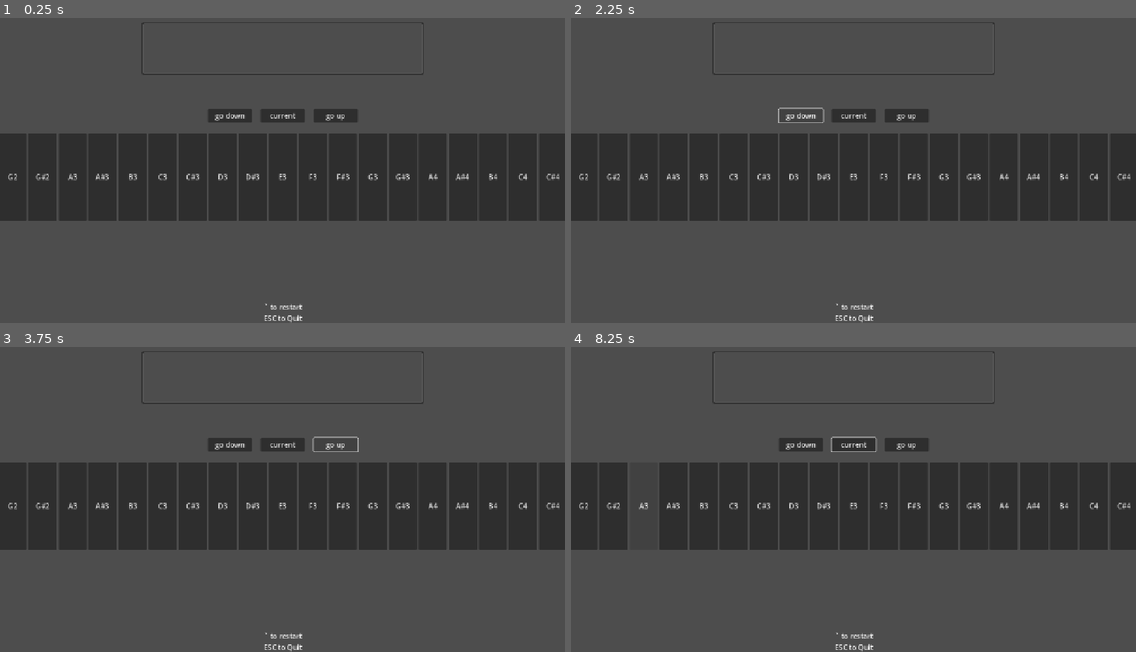
Above: before the commit, frames 1-4 (two rows, left to right).
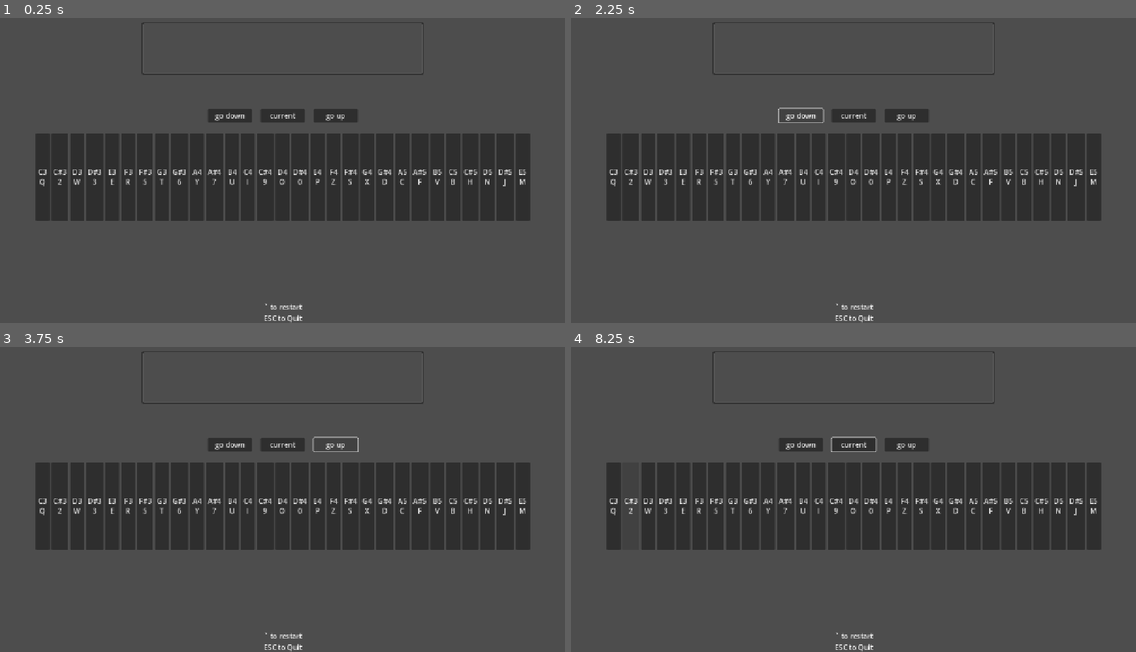
Above: after the commit, the same moments.

Repository: BaconEggsRL/GDSynth
Game: Godot game, scene res://main.tscn
Two runs of this game, one before a commit and one after it. Both use one fixed random seed, a clock stepped at 60 frames per second and the inputs below.
Inputs (mouse positions are in pixels of both pictures, inside the frame that each line leads up to):
- Up to frame 1 (0.25 s): no input
- Up to frame 2 (2.25 s): click (734, 176) at 0.5 s, where only the run before the commit has a clickable "C3"; click (1006, 176) at 1.25 s, where only the run before the commit has a clickable "A4"; click "go down" at 2 s
- Up to frame 3 (3.75 s): click "go down" at 2.75 s; click "go up" at 3.5 s
- Up to frame 4 (8.25 s): click "go up" at 4.25 s; click "current" at 5 s; click (582, 505) at 5.75 s, where only the run before the commit has a clickable "G2"; click (616, 505) at 6.5 s, where only the run after the commit has a clickable "C3 Q"; click (616, 505) at 7.25 s, where only the run before the commit has a clickable "G#2"; click (633, 505) at 8 s, where only the run after the commit has a clickable "C#3 2"

The runs differ from the first frame. In frame 1, 7.5% of the frame differs, in the area x 0-100%, y 37-67%; in frame 2, 7.5%; in frame 3, 7.5%; in frame 4, 7.2%.

Commit message:
asd

Diff:
--- a/main.gd
+++ b/main.gd
@@ -23,8 +23,8 @@
 var black_keys = [KEY_2, KEY_3, KEY_5, KEY_6, KEY_7, KEY_9, KEY_0, KEY_S, KEY_D, KEY_F, KEY_H, KEY_J]
 var note_names = ["A", "A#", "B", "C", "C#", "D", "D#", "E", "F", "F#", "G", "G#"]
 
-@onready var piano_frequencies:Dictionary = generate_piano_frequencies()
-@onready var piano_qwerty:Dictionary = generate_piano_qwerty()
+@onready var piano_frequencies:Dictionary = generate_piano_frequencies()  # keys are note names like A4, values are freqs like 440.0
+@onready var piano_qwerty:Dictionary = generate_piano_qwerty()  # keys are note names like A4, values are InputEventKey such as KEY_Y
 @onready var keys_to_map:Array = piano_qwerty.values()
 
 @onready var keys:Array = piano_frequencies.keys()
@@ -40,14 +40,28 @@
 
 
 	for note in keys:
+
 		var piano_btn:PianoButton = PianoButton.new()
 		# set vars
 		piano_btn.note = note
-		piano_btn.freq = piano_frequencies[note]
-		# connect pressed
-		piano_btn.pressed.connect(_on_piano_key_pressed.bind(piano_btn))
-		# add child
-		piano_container.add_child(piano_btn)
+
+		if piano_frequencies.has(note):
+			piano_btn.freq = piano_frequencies[note]
+
+		if piano_qwerty.has(note):
+			var qwerty_int:int = piano_qwerty[note]
+			var qwerty_key:InputEventKey = InputEventKey.new()
+			qwerty_key.keycode = qwerty_int
+
+			piano_btn.qwerty_key = qwerty_key.as_text()
+
+		if piano_btn.freq < 261.62 or piano_btn.freq > 1319:
+			pass
+		else:
+			# connect pressed
+			piano_btn.pressed.connect(_on_piano_key_pressed.bind(piano_btn))
+			# add child
+			piano_container.add_child(piano_btn)
 
 
 func _input(event) -> void:
@@ -132,6 +146,7 @@
 	var key_number = 1  # Start with A0
 	for octave in range(0, 8):
 		for note in note_names:
+
 			if octave == 7 and note == "C":
 				frequencies["C8"] = 4186.01
 				break
--- a/main.tscn
+++ b/main.tscn
@@ -1,7 +1,6 @@
-[gd_scene load_steps=5 format=3 uid="uid://qpwnrp6mvont"]
+[gd_scene load_steps=4 format=3 uid="uid://qpwnrp6mvont"]
 
 [ext_resource type="Script" uid="uid://b16uxesxhm868" path="res://main.gd" id="1_ig7tw"]
-[ext_resource type="Script" uid="uid://d2wpo6x8vsgu4" path="res://piano_button.gd" id="2_0xm2m"]
 
 [sub_resource type="AudioStreamGenerator" id="AudioStreamGenerator_ig7tw"]
 mix_rate = 11025.0
@@ -75,14 +74,7 @@
 
 [node name="piano" type="HBoxContainer" parent="Control/VBoxContainer"]
 layout_mode = 2
-
-[node name="C3" type="Button" parent="Control/VBoxContainer/piano"]
-custom_minimum_size = Vector2(64, 200)
-layout_mode = 2
-focus_mode = 0
-action_mode = 0
-text = "C3"
-script = ExtResource("2_0xm2m")
+alignment = 1
 
 [node name="Label" type="Label" parent="Control"]
 layout_mode = 1
--- a/piano_button.gd
+++ b/piano_button.gd
@@ -1,12 +1,15 @@
 class_name PianoButton
 extends Button
 
-
-@export var note = "A4"
+@export var qwerty_key:String = "Y"
+@export var note:String = "A4"
 @export var freq:float = 440.0
 
+@export var min_x:float = 32.0
+@export var min_y:float = 200.0
+
 func _ready() -> void:
-	self.text = note
+	self.text = "%s\n%s" % [note, qwerty_key]
 	self.action_mode = BaseButton.ACTION_MODE_BUTTON_PRESS
 	self.focus_mode = Control.FOCUS_NONE
-	self.custom_minimum_size = Vector2(64.0, 200.0)
+	self.custom_minimum_size = Vector2(min_x, min_y)
--- a/project.godot
+++ b/project.godot
@@ -14,6 +14,10 @@
 run/main_scene="uid://qpwnrp6mvont"
 config/features=PackedStringArray("4.4", "GL Compatibility")
 config/icon="res://icon.svg"
+
+[debug]
+
+gdscript/warnings/int_as_enum_without_cast=0
 
 [display]
 
